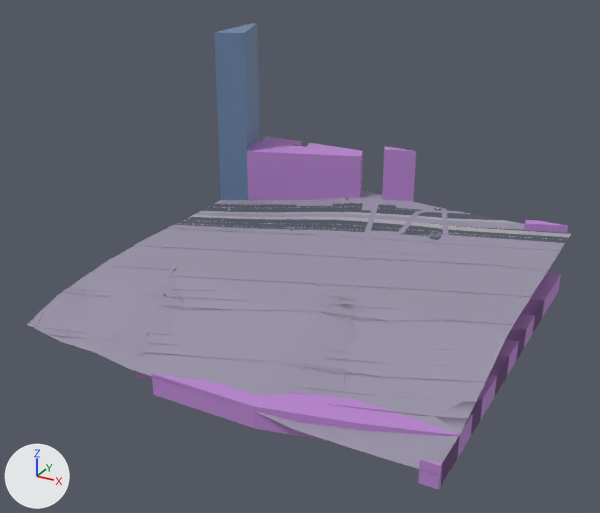
One commit to the glTF model public/maps/melbourne/chunks/4_-16.glb: the scene before it, then after it.
One viewpoint serves both versions: a 50 mm camera at (637.6, 1664.7, 119.0) aimed at (532.8, 1855.1, 23.8). Lighting does not change. The marker at lower left points along +X, +Y and +Z. The older version comes first. Where no turn or scale is listed for an object, it has been applied to the vertices. Vertices at exactly the same position are counted once.

The first picture shows 'compiled-chunk'.
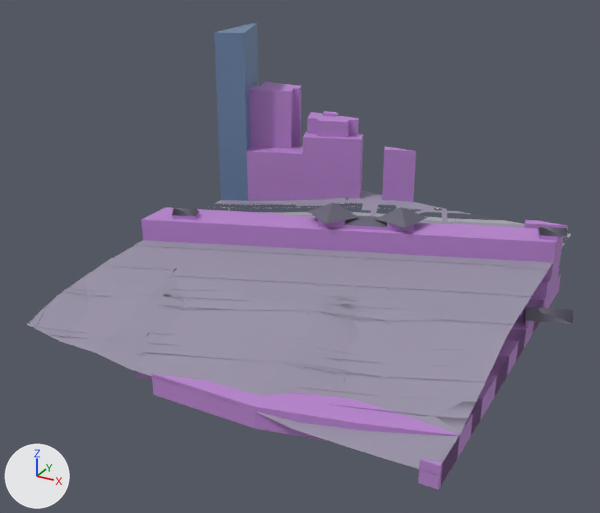
Where the newer file only moved an object's origin or applied its transform, the numbers keep the older frame.

Boxes (x1, y1, x2, y2) around the edits, measured in the pictures (600 x 513 px; the box of a moved part takes in the faces that stretch with it):
'compiled-chunk', reshaped: before (27, 23, 571, 490); after (27, 23, 573, 490)
part 1 of me_mesh_0, deleted: before (267, 214, 470, 227)
part 2 of me_mesh_0, deleted: before (375, 215, 522, 225)
part 3 of me_mesh_0, deleted: before (166, 226, 258, 233)
part 4 of me_mesh_0, moved or reshaped: before (178, 197, 563, 307); after (85, 82, 573, 327)

What changed in the scene script:
```text
Add mat_roof_membrane:
    mat_roof_membrane = principled_material('roof-membrane')
    mat_roof_membrane.base_color = (0.14, 0.13, 0.18)  # grey #696576
    mat_roof_membrane.metallic = 0.1
    mat_roof_membrane.roughness = 0.7
Change me_mesh_0:
    used by ob_compiled_chunk; location = (534.0, 1866.0, 38.0)
    remove me_mesh_0.from_pydata(...)  # 6367 vertices, 9643 faces; spans x -60.0..60.0, y -60.0..60.0, z -37.5..37.5
    add me_mesh_0.from_pydata(...)  # 5920 vertices, 8961 faces; spans x -60.0..71.4, y -60.0..60.0, z -37.6..37.6
    me_mesh_0 part 1: the loose piece of 136 vertices spanning x -36.4..46.4, y 28.0..58.4, z -21.6..-19.8 is deleted
    me_mesh_0 part 2: the loose piece of 63 vertices spanning x -5.2..51.0, y 39.6..60.0, z -20.5..-19.8 is deleted
    me_mesh_0 part 3: the loose piece of 18 vertices spanning x -60.0..-28.3, y 3.5..17.6, z -22.1..-21.6 is deleted
    me_mesh_0 part 4: 9 vertices moved within x -51.7..47.1, y 12.4..58.4, z -22.2..-20.0; 400 vertices removed from x -60.0..60.0, y -24.0..58.4, z -22.4..-18.5; 197 vertices added at x -60.0..71.4, y -24.0..60.0, z -31.2..17.1
    other edits to the shape of me_mesh_0 do not show in these pictures
    add me_mesh_0.materials.append(mat_roof_membrane)  # grey #696576
```
